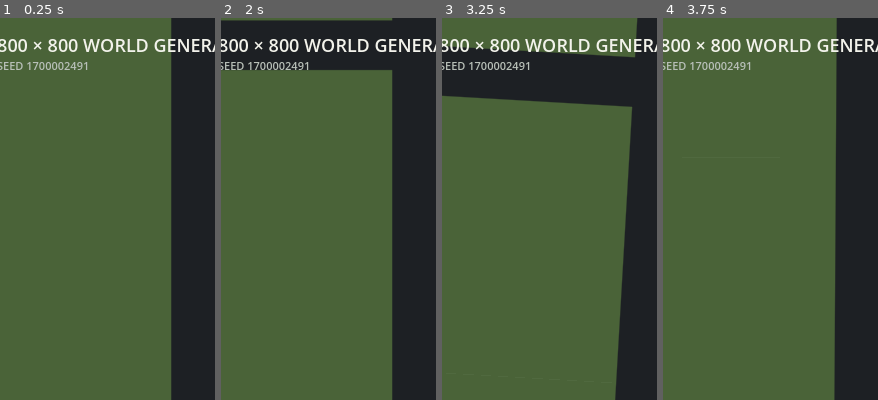
Above: before the commit, frames 1-4 (left to right).
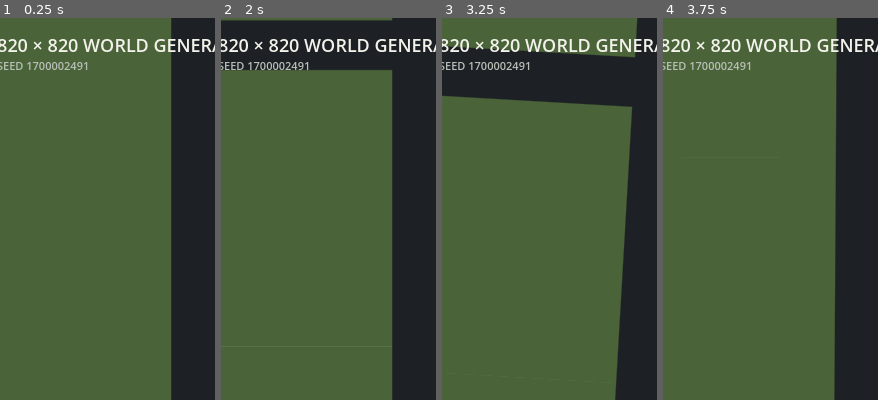
Above: after the commit, the same moments.

Repository: patrickcallahancomedy/comedian
Game: Godot game, scene res://scenes/drive/grid_world_prototype.tscn
The game is run twice, just before and just after one commit, with the same random seed, the same clock (stepped at 60 frames per second) and the same inputs. This scene is started directly instead of the project's main scene.
Inputs (mouse positions are % of the whole screen's width and height, from its top left):
- Up to frame 1 (0.25 s): no input
- Up to frame 2 (2 s): click "DRIVE" at 0.5 s; click "RUN" at 1.25 s
- Up to frame 3 (3.25 s): tap Enter (ui_accept) at 2, 2.27 s; move the mouse to (72, 45) at 2.02 s; hold Right 2.03-2.75 s; tap Space at 2.1 s; click (72, 45) at 2.17 s; drag from (30, 55) to (45, 70) at 2.77 s
- Up to frame 4 (3.75 s): move the mouse to (60, 28) at 3.52 s; hold Right from 3.53 s (still down); tap Space at 3.6 s
The pictures show only the part of the screen within x 4-54%, y 0-50%; the shares and areas given below are measured in that part.

The runs differ from the first frame. In frame 1, 0.2% of the frame differs, in the area x 3-32%, y 5-9%; in frame 2, 0.2%; in frame 3, 0.2%; in frame 4, 0.2%.

Commit message:
Fit enlarged neighborhood around highway ramps

Diff:
--- a/godot/scenes/drive/grid_world_prototype.tscn
+++ b/godot/scenes/drive/grid_world_prototype.tscn
@@ -65,7 +65,7 @@
 offset_bottom = 40.0
 theme_override_colors/font_color = Color(0.95, 0.95, 0.92, 1)
 theme_override_font_sizes/font_size = 18
-text = "800 × 800 WORLD GENERATOR"
+text = "820 × 820 WORLD GENERATOR"
 
 [node name="SeedLabel" type="Label" parent="."]
 layout_mode = 0
--- a/godot/scripts/drive/grid_world_generator.gd
+++ b/godot/scripts/drive/grid_world_generator.gd
@@ -3,7 +3,7 @@
 
 ## COMEDIAN road-authoring prototype.
 ##
-## One compact 800 x 800 logical grid contains every road system.
+## One compact 820 x 820 logical grid contains every road system.
 ## Generation order:
 ## 1. Reserve the centered single-highway corridor.
 ## 2. Place Point A / home neighborhood and Point B / city in two different
@@ -23,7 +23,7 @@
 	HIGHWAY,
 }
 
-const GRID_SIZE := 800
+const GRID_SIZE := 820
 const WORLD_RECT := Rect2i(0, 0, GRID_SIZE, GRID_SIZE)
 
 const NEIGHBORHOOD_COLUMNS := 13
--- a/godot/tests/grid_world_generator_test.gd
+++ b/godot/tests/grid_world_generator_test.gd
@@ -255,39 +255,8 @@
 			!= candidate.nodes.size()
 		):
 			disconnected_maps += 1
-		var candidate_dead_ends := _count_non_highway_dead_ends(candidate)
-		if candidate_dead_ends > 0:
+		if _count_non_highway_dead_ends(candidate) > 0:
 			maps_with_dead_ends += 1
-			print("DEAD END SEED ", test_seed)
-			for debug_node in range(candidate.nodes.size()):
-				if (
-					candidate.adjacency[debug_node].size() < 2
-					and not candidate.highway_nodes.has(debug_node)
-				):
-					print(
-						"  node ",
-						debug_node,
-						" pos=",
-						candidate.nodes[debug_node],
-						" degree=",
-						candidate.adjacency[debug_node].size(),
-						" connector=",
-						candidate.connector_nodes.has(debug_node),
-						" aux_merge=",
-						candidate.auxiliary_merge_nodes.has(debug_node),
-						" neighbors=",
-						candidate.adjacency[debug_node]
-					)
-					for debug_neighbor_value in candidate.adjacency[debug_node]:
-						var debug_neighbor: int = int(debug_neighbor_value)
-						print(
-							"    -> ",
-							debug_neighbor,
-							" pos=",
-							candidate.nodes[debug_neighbor],
-							" class=",
-							candidate.edge_class(debug_node, debug_neighbor)
-						)
 		if not _pink_geometry_is_valid(candidate):
 			maps_with_bad_pink_geometry += 1
 		if not _auxiliary_merge_nodes_are_valid(candidate):
